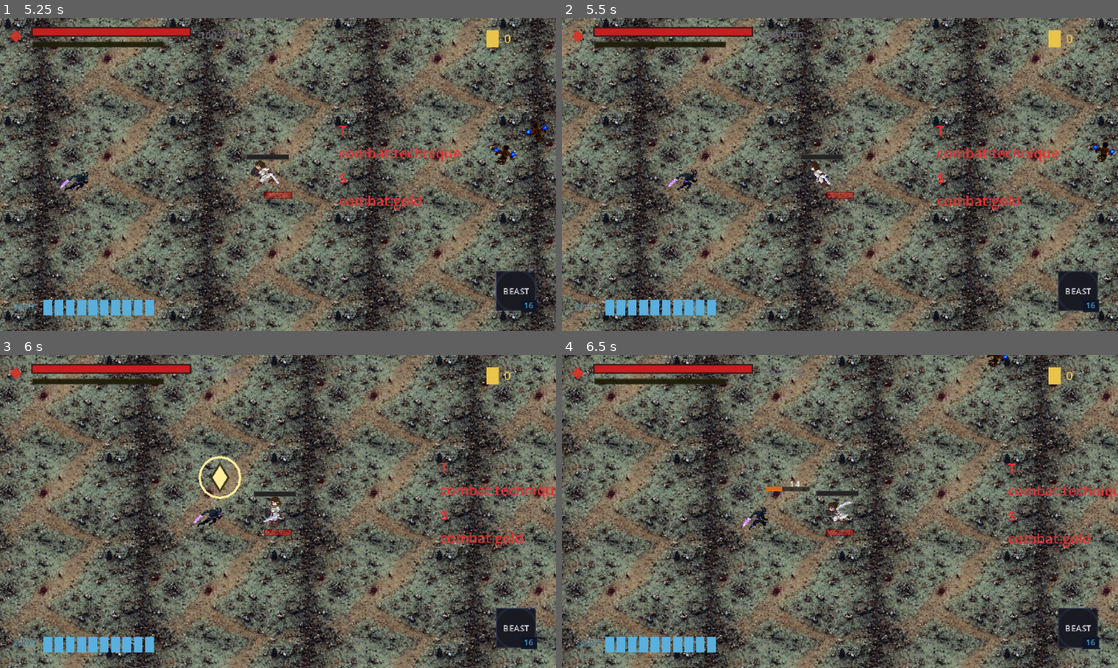
Above: before the commit, frames 1-4 (two rows, left to right).
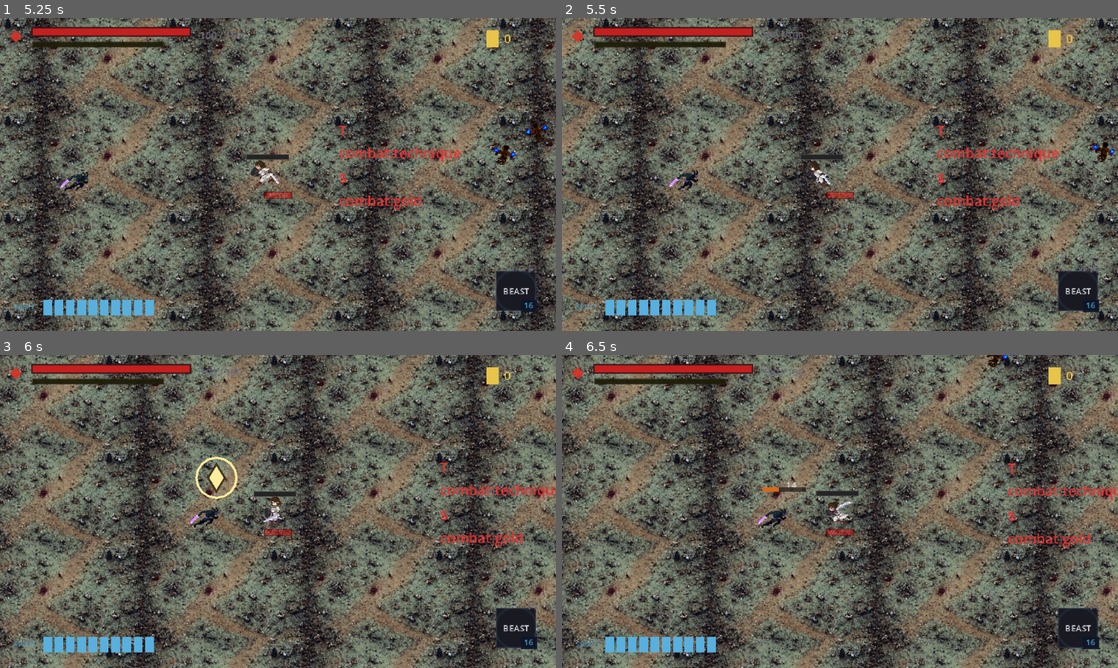
Above: after the commit, the same moments.

Repository: seancl8611/oathbound
Game: Godot game, scene res://TitleScreen/menu.tscn
The game is run twice, just before and just after one commit, with the same random seed, the same clock (stepped at 60 frames per second) and the same inputs. Sound files missing from this copy of the repository are replaced by a short silence.
Inputs (mouse positions are in pixels of both pictures, inside the frame that each line leads up to):
- Up to frame 1 (5.25 s): click "New Game" at 0.5 s; click "Slot 1 • 0h 00m First Attempt…" at 1.25 s; click "Cancel" at 2 s; click "Slot 2 Empty" at 2.75 s; tap Enter (ui_accept) at 3.5, 3.77 s; move the mouse to (250, 237) at 3.52 s; press the mouse at (250, 237) at 3.53 s; hold W (up) 3.53-4.25 s; release the mouse at (250, 237) at 4.25 s; drag from (444, 221) to (77, 187) at 4.27 s; move the mouse to (111, 127) at 5.02 s; hold A (left) from 5.03 s (still down); tap E (execute_finisher) at 5.1 s
- Up to frame 2 (5.5 s): keep holding A (left)
- Up to frame 3 (6 s): release A (left) at 5.75 s; drag from (305, 511) to (111, 464) at 5.77 s
- Up to frame 4 (6.5 s): no input

Frame 1 is identical in both runs. In frame 2, less than 0.1% of the frame differs, in the area x 19-25%, y 48-56%; in frame 3, 0.6%, in the area x 34-44%, y 32-56%; in frame 4, 0.3%.

Commit message:
Route Swordsman scene through Combat V2 EnemyBrain

Diff:
--- a/game/oathbound/Regions/Hushiro/Enemies/Standard/CorruptedSwordsman.tscn
+++ b/game/oathbound/Regions/Hushiro/Enemies/Standard/CorruptedSwordsman.tscn
@@ -1,6 +1,6 @@
 [gd_scene load_steps=37 format=3 uid="uid://b0lkgxc2vsacq"]
 
-[ext_resource type="Script" path="res://Regions/Hushiro/Enemies/Standard/CorruptedSwordsmanV2Motion.gd" id="1_s55wi"]
+[ext_resource type="Script" path="res://Regions/Hushiro/Enemies/Standard/CorruptedSwordsmanV2Brain.gd" id="1_s55wi"]
 [ext_resource type="Shader" path="res://Shaders/buff_glow.gdshader" id="2_pg7dc"]
 [ext_resource type="Texture2D" uid="uid://bpij4m6oy8u2m" path="res://Textures/Enemy/foot_soldier/parried1.png" id="3_dbmx2"]
 [ext_resource type="Texture2D" uid="uid://bgr2y08wrdlcs" path="res://Textures/Enemy/foot_soldier/Attack10.png" id="4_xy833"]
